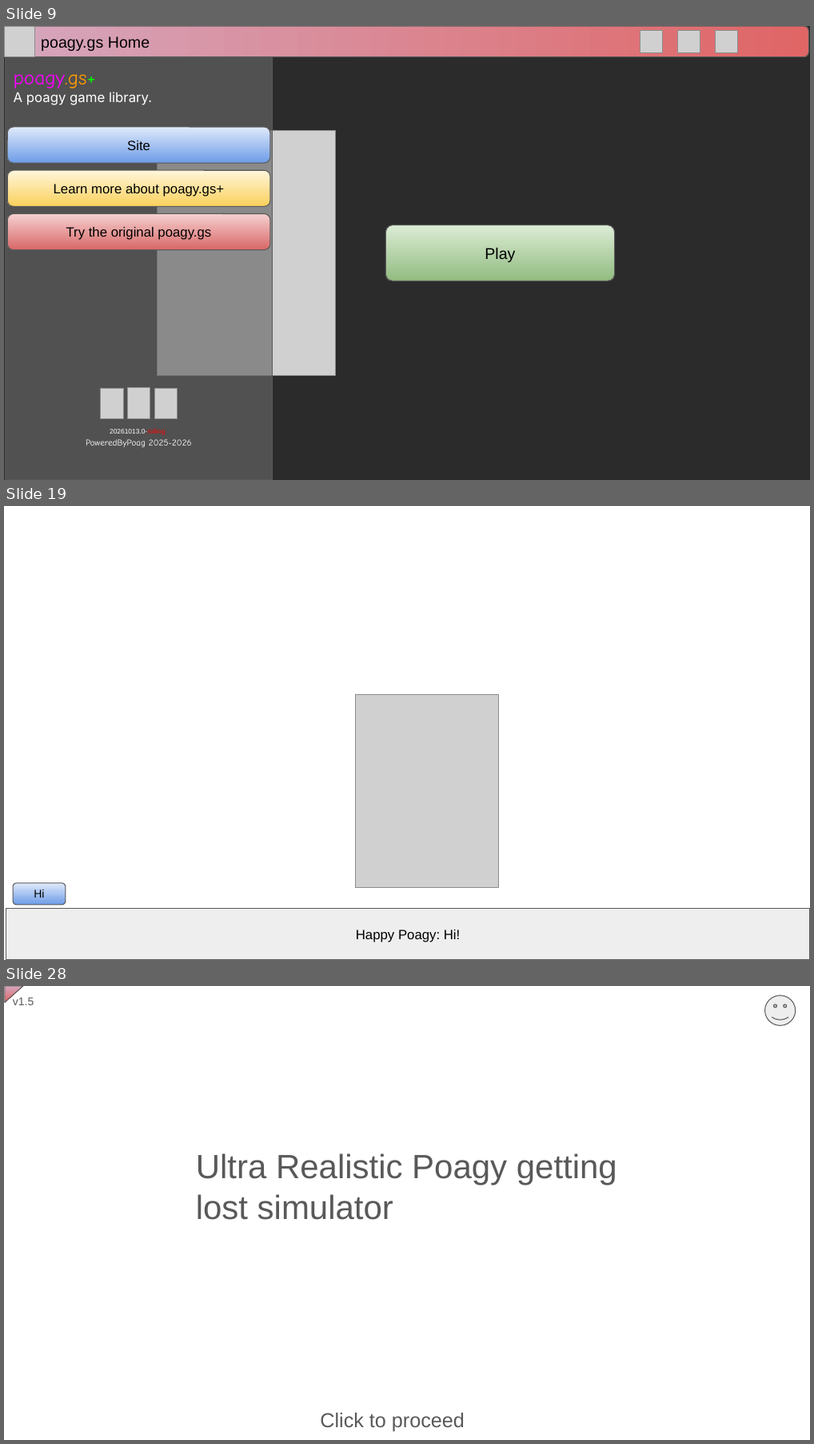
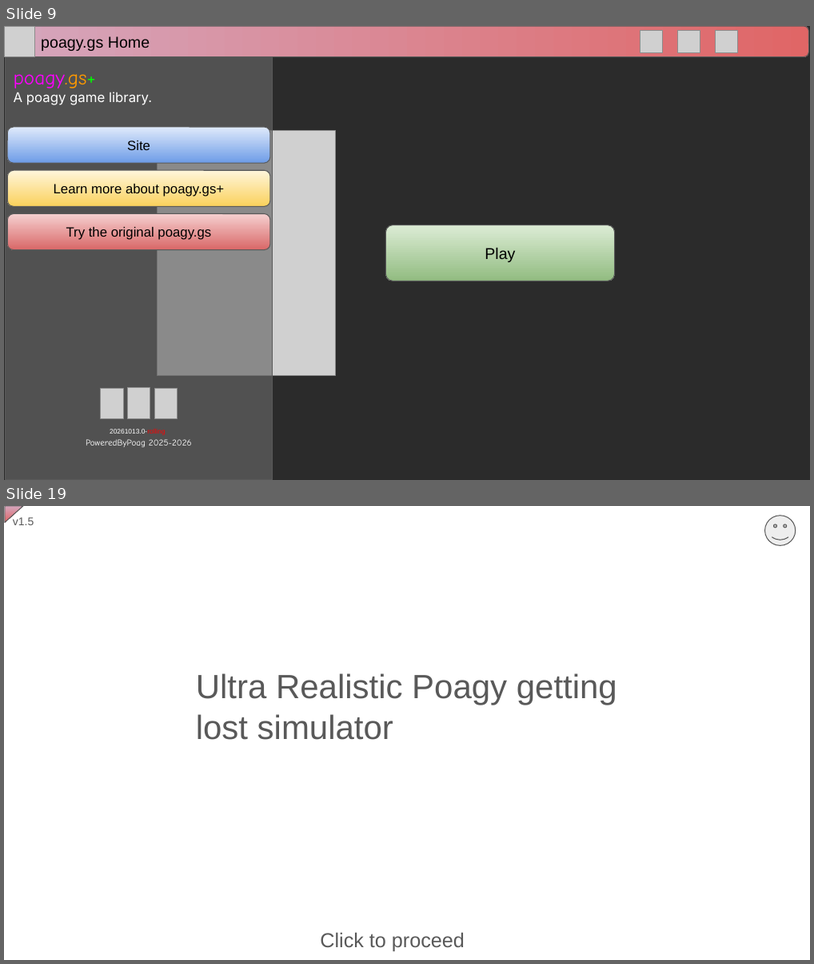
Before and after one commit to RitPigDev/poagy.gs-plus, a slide deck: poagy.gs+.pptx. Shown one above the other, each under a label of ours: slides 9, 19 and 28 before the commit, slides 9 and 19 after it; the slides between them are not shown. The pictures are 814x1444 and 814x964 pixels, drawn with LibreOffice and Linux fonts; fonts in the diff are those of the drawing; grey boxes stand for pictures; background and template pictures are left out; a plain dark background stands for a picture behind light text. Boxes give left, top, right and bottom in pixels: in the first picture for what was removed or moved away, otherwise in the second. Text is boxed around its words. In the diff, an @@ line names an element or a change of style, - is before the commit and + after.

```diff
--- a/poagy.gs+.pptx
+++ b/poagy.gs+.pptx
@@ slide 19 removed at [4, 506, 810, 960], background picture (left out) @@
@@ picture removed at [355, 695, 498, 888] @@
@@ rounded rectangle removed at [13, 883, 66, 904] @@
-Hi
@@ rectangle removed at [6, 908, 810, 960] @@
-Happy Poagy: Hi!
@@ what was slide 28 is now slide 19 @@
```
Also in this commit, not shown: 16 slides changed, 8 other slides removed.
